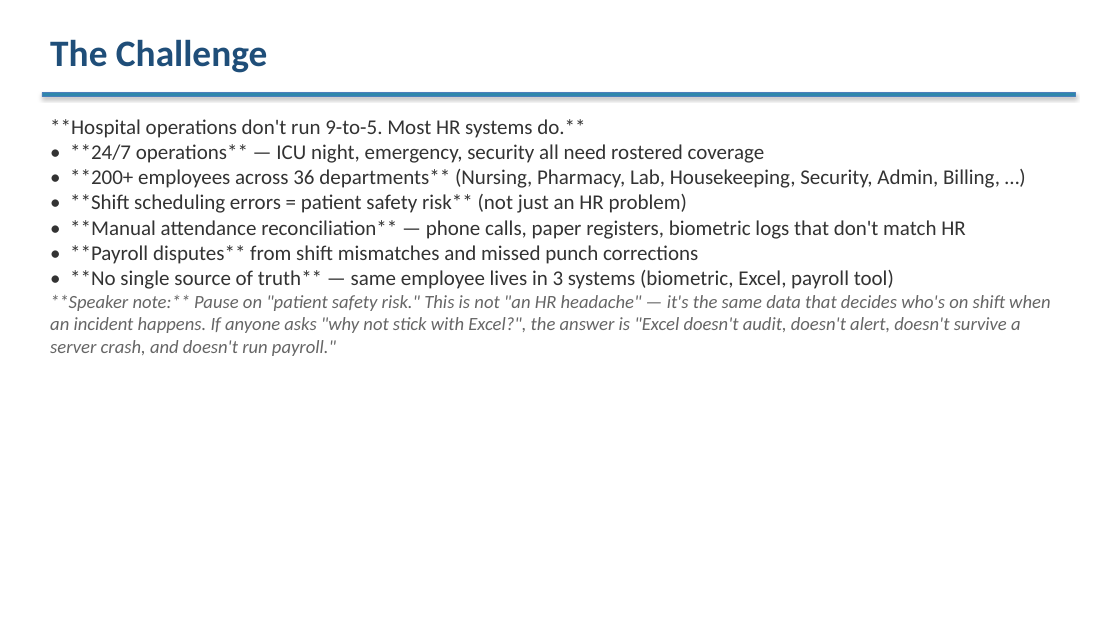
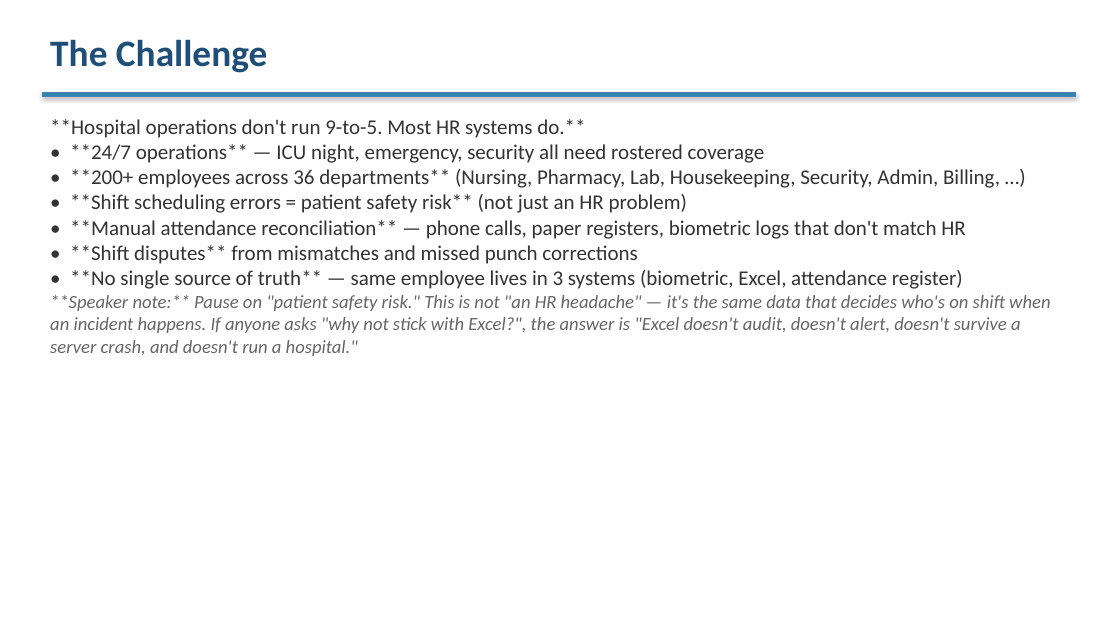
Before and after one commit to venkat-narasimha/haritha-hospitals, a slide deck: slide 4 of docs/phase6/03-client/03.4-client-presentation.pptx. Drawn at 1120x630 pixels with LibreOffice and Linux fonts; fonts in the diff are those of the drawing. Boxes give left, top, right and bottom in pixels: in the first picture for what was removed or moved away, otherwise in the second. Text is boxed around its words. In the diff, an @@ line names an element or a change of style, - is before the commit and + after.

```diff
--- a/docs/phase6/03-client/03.4-client-presentation.pptx
+++ b/docs/phase6/03-client/03.4-client-presentation.pptx
@@ text at [50,245,1050,356]: text changed @@
-• **Payroll disputes** from shift mismatches and missed punch corrections
-• **No single source of truth** — same employee lives in 3 systems (biometric, Excel, payroll tool)
-**Speaker note:** Pause on "patient safety risk." This is not "an HR headache" — it's the same data that decides who's on shift when an incident happens. If anyone asks "why not stick with Excel?", the answer is "Excel doesn't audit, doesn't alert, doesn't survive a server crash, and doesn't run payroll."
+• **Shift disputes** from mismatches and missed punch corrections
+• **No single source of truth** — same employee lives in 3 systems (biometric, Excel, attendance register)
+**Speaker note:** Pause on "patient safety risk." This is not "an HR headache" — it's the same data that decides who's on shift when an incident happens. If anyone asks "why not stick with Excel?", the answer is "Excel doesn't audit, doesn't alert, doesn't survive a server crash, and doesn't run a hospital."
```
Also in this commit, not shown: 4 other slides changed, 2 slides added, 2 slides removed, 1 other file.
